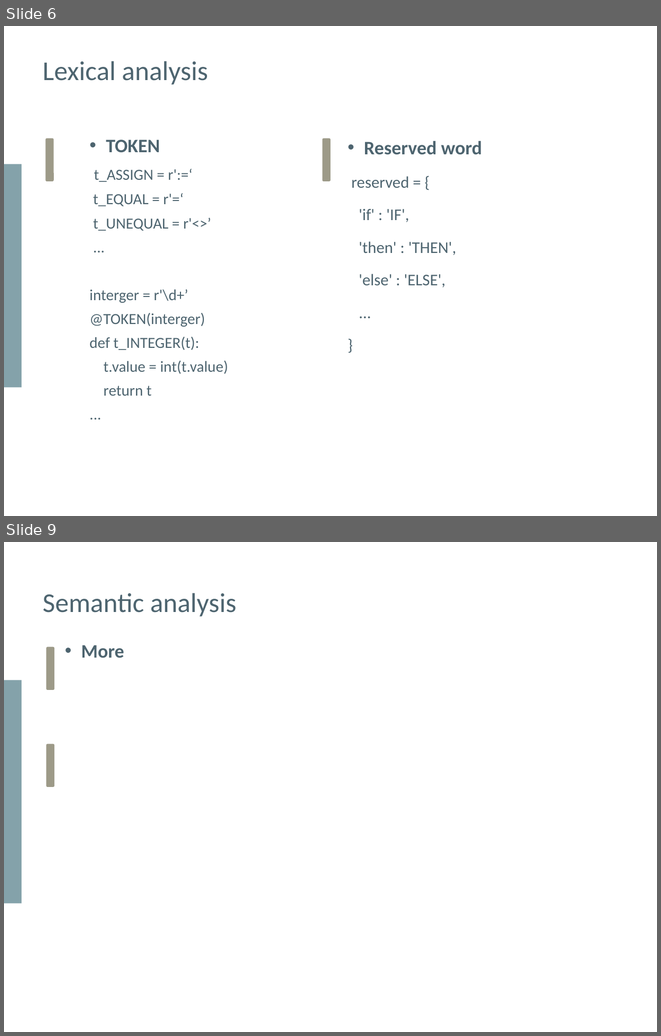
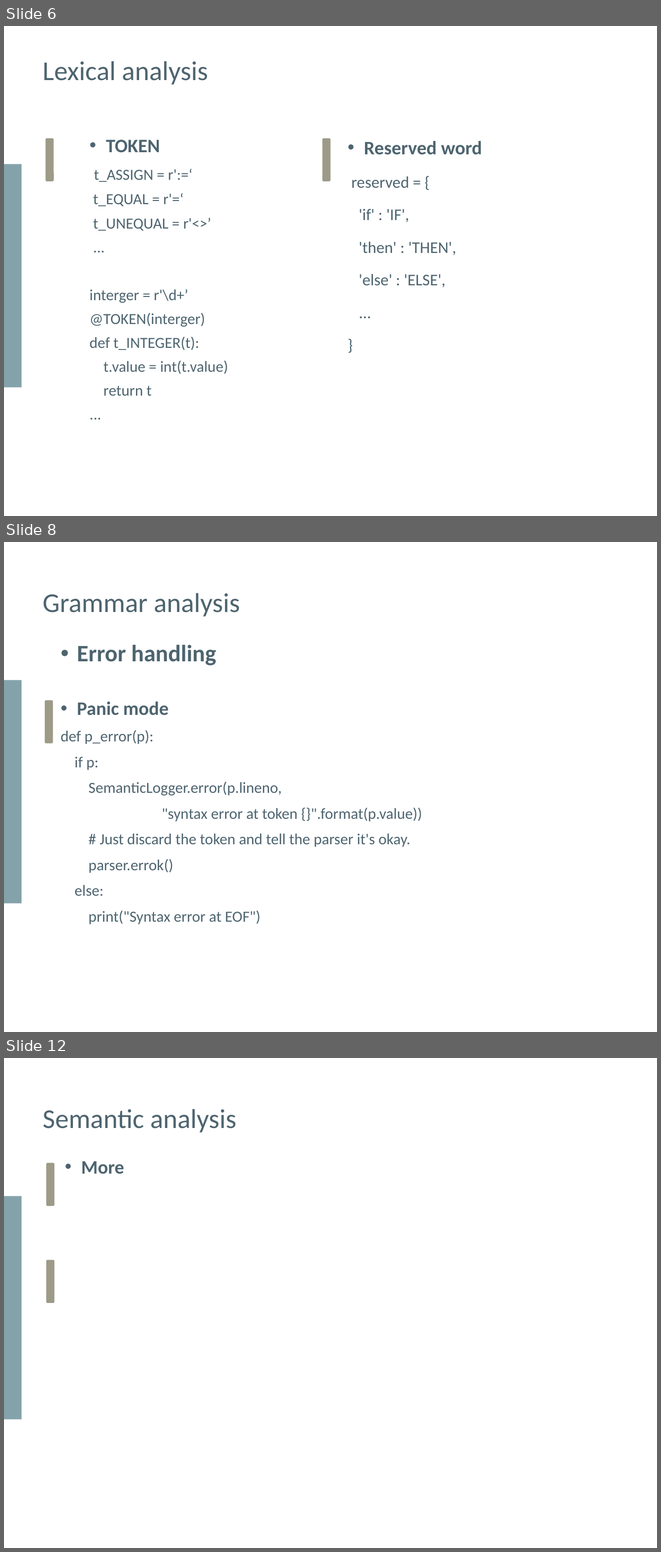
Before and after one commit to Yeeef/SOUP, a slide deck: report/Presentation.pptx. Shown one above the other, each under a label of ours: slides 6 and 9 before the commit, slides 6, 8 and 12 after it; the slides between them are not shown. The pictures are 661x1036 and 661x1552 pixels, drawn with LibreOffice and Linux fonts; fonts in the diff are those of the drawing. Boxes give left, top, right and bottom in pixels: in the first picture for what was removed or moved away, otherwise in the second. Text is boxed around its words. In the diff, an @@ line names an element or a change of style, - is before the commit and + after.

```diff
--- a/report/Presentation.pptx
+++ b/report/Presentation.pptx
@@ slide 8 added at (4,542,657,1032), background #FFFFFF @@
@@ text added at (43,593,240,617), 30 pt, text #4D646F @@
+Grammar analysis
@@ text added at (61,645,422,924), 17 pt, text #4D646F @@
+• Error handling
+• Panic mode
+def p_error(p):
+if p:
+SemanticLogger.error(p.lineno,
+"syntax error at token {}".format(p.value))
+# Just discard the token and tell the parser it's okay.
+parser.errok()
+else:
+print("Syntax error at EOF")
@@ rectangle added at (4,680,21,903), fill #84A2AA @@
@@ rounded rectangle added at (45,700,54,743), fill #9D9A88 @@
@@ what was slide 9 is now slide 12 @@
```
Also in this commit, not shown: 2 slides changed, 2 other slides added.
